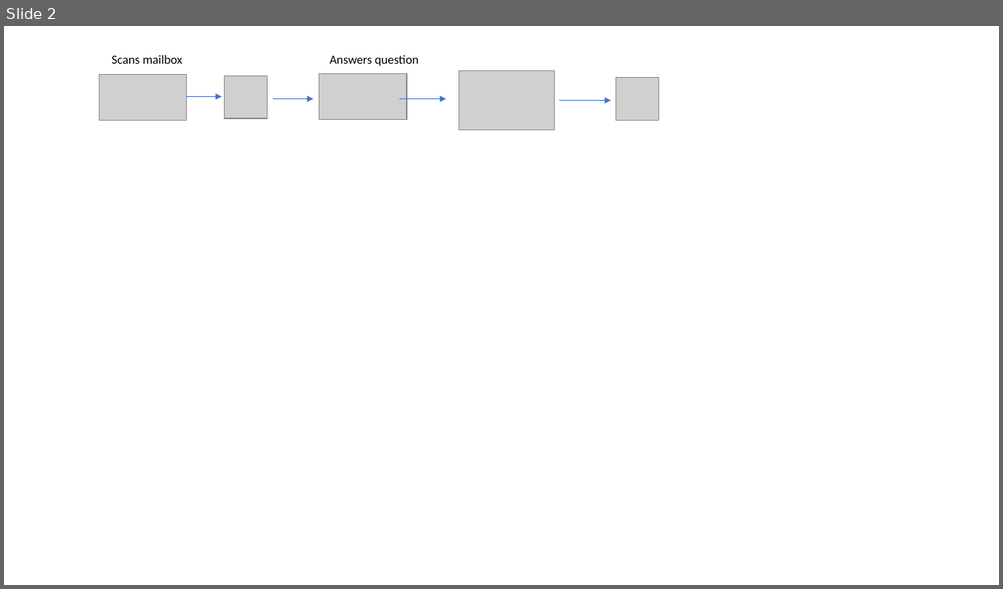
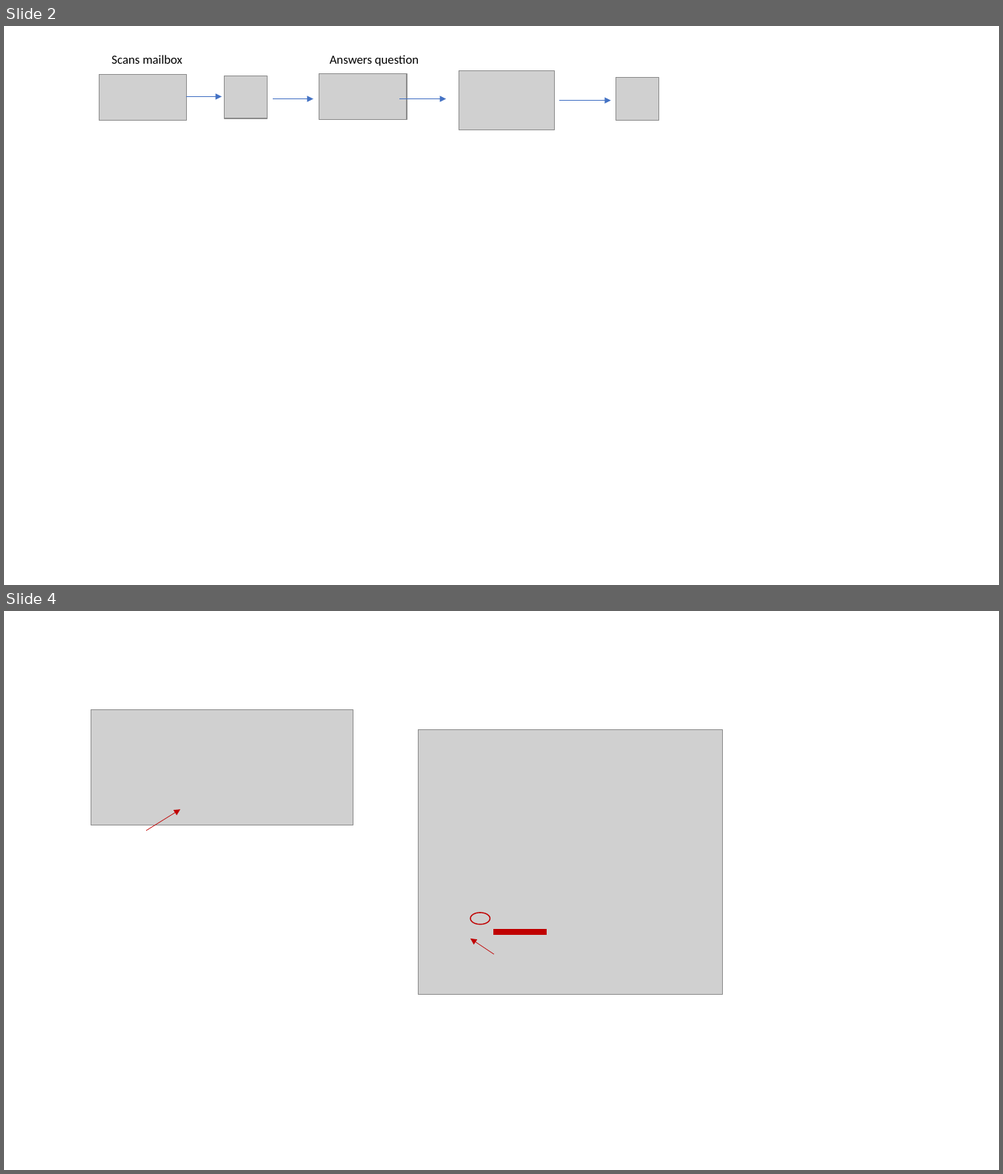
Before and after one commit to microsoft/OpenAIWorkshop, a slide deck: assets.pptx. Shown one above the other, each under a label of ours: slide 2 before the commit, slides 2 and 4 after it; the slides between them are not shown. The pictures are 1003x589 and 1003x1174 pixels, drawn with LibreOffice and Linux fonts; fonts in the diff are those of the drawing; grey boxes stand for pictures. Boxes give left, top, right and bottom in pixels: in the first picture for what was removed or moved away, otherwise in the second. Text is boxed around its words. In the diff, an @@ line names an element or a change of style, - is before the commit and + after.

```diff
--- a/assets.pptx
+++ b/assets.pptx
@@ slide 4 added at [4, 611, 999, 1170], background #FFFFFF @@
@@ picture added at [91, 709, 353, 825] @@
@@ picture added at [418, 729, 723, 994] @@
@@ arrow added from (147, 830) to (180, 809), #C00000 0.5 pt @@
@@ ellipse added at [470, 913, 489, 925], outline #C00000 1 pt @@
@@ arrow added from (494, 955) to (470, 939), #C00000 0.5 pt @@
@@ rectangle added at [494, 931, 546, 935], fill #C00000, outline #C00000 1 pt @@
```
Also in this commit, not shown: 1 other slide added, 7 other files.
